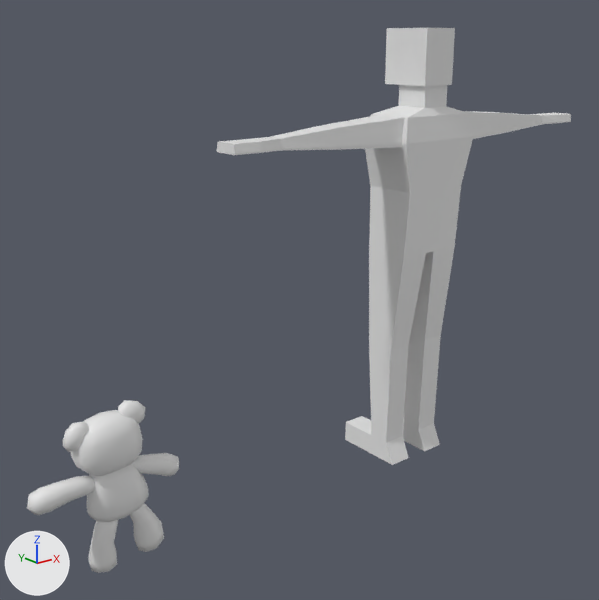
Two versions of the Blender file art/models/props/plushie/plushie.blend, one commit apart.
Both versions are drawn from a 50 mm lens placed at (-1.12, -2.46, 1.84), pointed at (0.94, 0.11, 0.81). The axes (+X, +Y, +Z) are drawn at lower left. The lights are the same throughout. The first picture is the older version.

In view in the first picture: 'plushie', 'reference'.
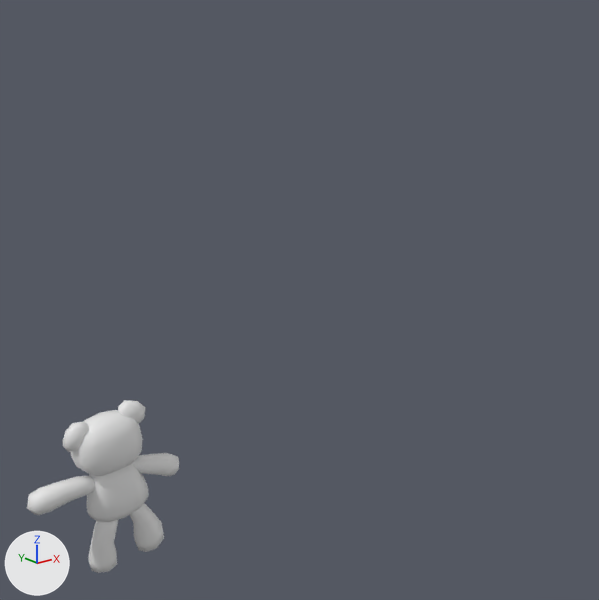
Boxes (x1, y1, x2, y2) around the edits, measured in the pictures (599 x 600 px):
'reference', hidden
    before: (216, 28, 571, 465)

The change, as a diff of the scene's bpy script:
```diff
--- a/art/models/props/plushie/plushie.blend.py
+++ b/art/models/props/plushie/plushie.blend.py
@@ ob_reference @@
 ob_reference.location = (1.483, 0.0, 0.0)
+ob_reference.hide_set(True)  # its collection is switched off
```
